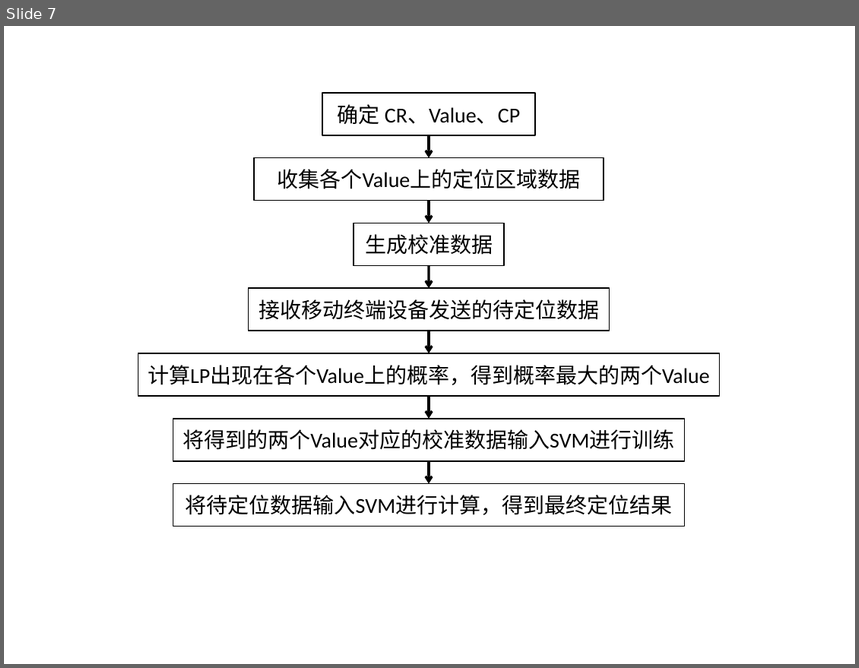
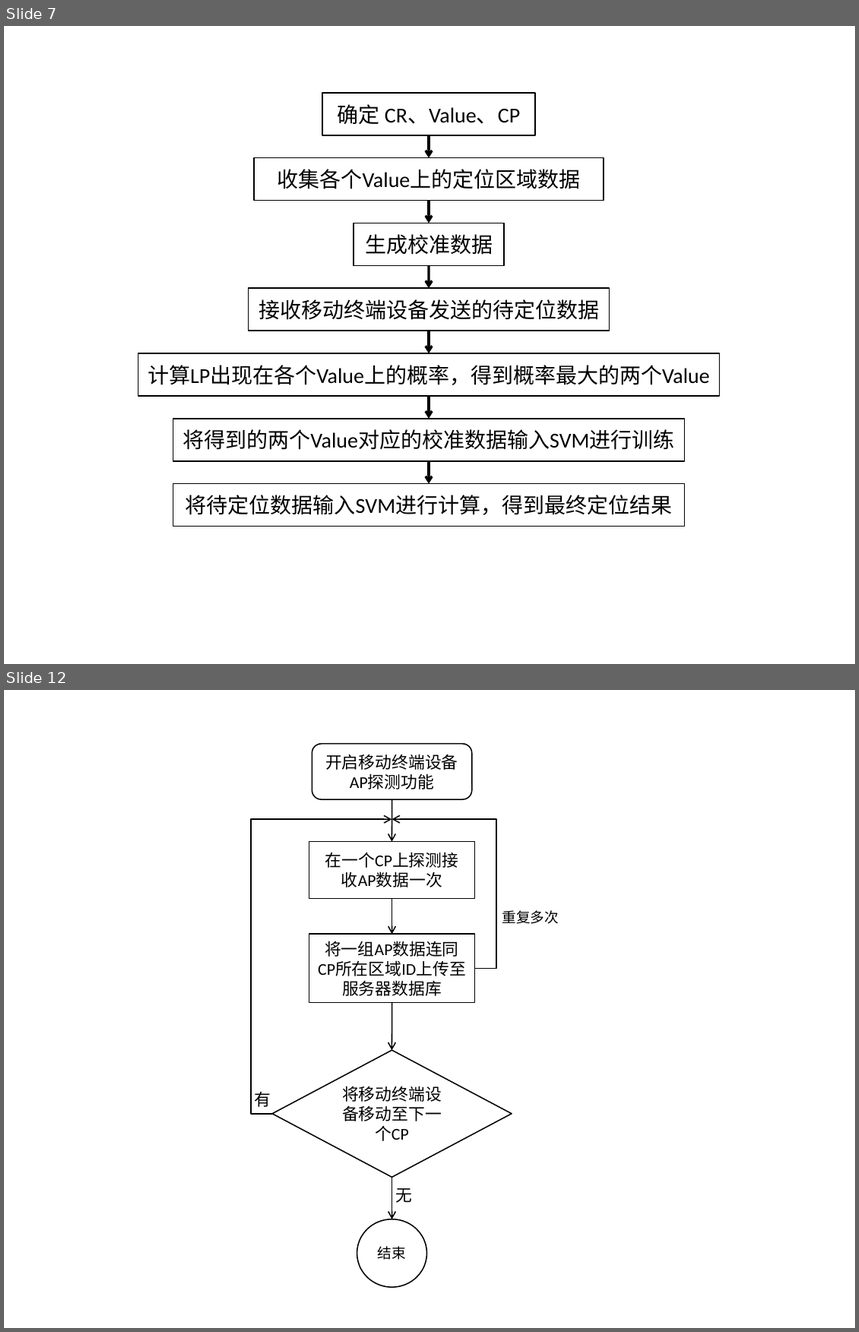
Before and after one commit to zhutao/MyDoc, a slide deck: WifiCalibration/ppt.pptx. Shown one above the other, each under a label of ours: slide 7 before the commit, slides 7 and 12 after it; the slides between them are not shown. The pictures are 859x668 and 859x1332 pixels, drawn with LibreOffice and Linux fonts; fonts in the diff are those of the drawing. Boxes give left, top, right and bottom in pixels: in the first picture for what was removed or moved away, otherwise in the second. Text is boxed around its words. In the diff, an @@ line names an element or a change of style, - is before the commit and + after.

```diff
--- a/WifiCalibration/ppt.pptx
+++ b/WifiCalibration/ppt.pptx
@@ slide 12 added at bbox=[4, 690, 855, 1328], background #FFFFFF @@
@@ rounded rectangle added at bbox=[312, 744, 472, 799], fill #FFFFFF, outline #000000 1 pt, 14 pt, text #000000 @@
+开启移动终端设备AP探测功能
@@ arrow added from (392, 799) to (392, 841), #000000 1 pt @@
@@ elbow arrow added from (272, 1114) to (392, 819), #000000 1 pt @@
@@ elbow arrow added from (474, 968) to (392, 819), #000000 1 pt @@
@@ rectangle added at bbox=[309, 841, 474, 898], fill #FFFFFF, outline #000000 1 pt, 14 pt, text #000000 @@
+在一个CP上探测接收AP数据一次
@@ arrow added from (392, 898) to (392, 934), #000000 1 pt @@
@@ text added at bbox=[503, 910, 560, 924], 12 pt, text #000000 @@
+重复多次
@@ rectangle added at bbox=[309, 934, 474, 1003], fill #FFFFFF, outline #000000 1 pt, 14 pt, text #000000 @@
+将一组AP数据连同CP所在区域ID上传至服务器数据库
@@ arrow added from (392, 1003) to (392, 1050), #000000 1 pt @@
@@ diamond added at bbox=[272, 1050, 512, 1177], fill #FFFFFF, outline #000000 1 pt, 14 pt, text #000000 @@
+将移动终端设备移动至下一个CP
@@ text added at bbox=[254, 1092, 271, 1107], 14 pt, text #000000 @@
+有
@@ arrow added from (392, 1178) to (392, 1220), #000000 1 pt @@
@@ text added at bbox=[396, 1189, 413, 1203], 14 pt, text #000000 @@
+无
@@ ellipse added at bbox=[357, 1220, 427, 1287], fill #FFFFFF, outline #000000 1 pt, 12 pt, text #000000 @@
+结束
```
Also in this commit, not shown: 6 other slides added, 1 other file.
